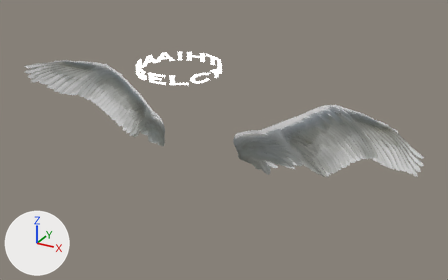
A saved change to the glTF model model/Angel.glb.
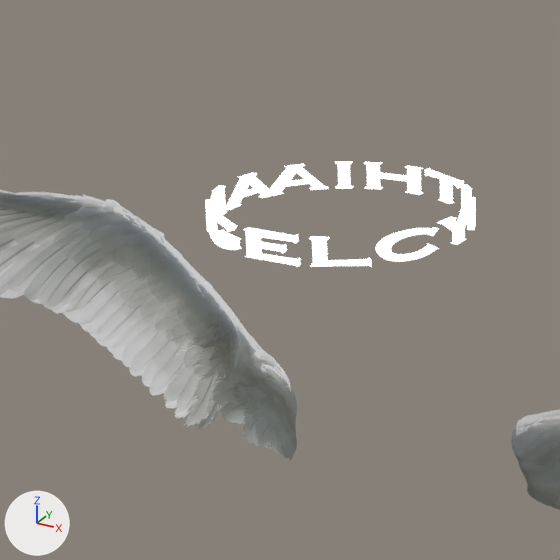
Each version is shown whole from a camera (50 mm lens) standing at (7.64, -11.7, 5.69) and looking at (0.98, 0.41, -0.36), then close up on the part from 16% to 56% of the width and 0% to 64% of the height. Lighting does not change. The marker at lower left points along +X, +Y and +Z. Both versions are drawn at frame 61 of the action 'Anim_0'; the numbers are the values there.

The scene before the commit, as lines of its bpy script (objects in view):
```python
me_jw_psd_3 = bpy.data.meshes.new('jw.psd.3')
me_jw_psd_3.from_pydata(...)  # 286 vertices, 500 faces; spans x -4.23..0.2, y -1.9..0.09, z -1.06..2.34
me_jw_psd_3.materials.append(mat_材质)  # picture img_image_1
me_wwwwww = bpy.data.meshes.new('wwwwww')
me_wwwwww.from_pydata(...)  # 3054 vertices, 6068 faces; spans x -0.98..1.01, y -1.01..0.98, z -0.07..0.16
me_wwwwww.materials.append(mat_材质_2)  # white #ffffff
me_yo_3 = bpy.data.meshes.new('yo.3')
me_yo_3.from_pydata(...)  # 286 vertices, 500 faces; spans x -0.03..4.38, y -2.04..0.11, z -1.0..2.47
me_yo_3.materials.append(mat_材质222)  # picture img_image_0
ob_jw_psd_3 = bpy.data.objects.new('jw.psd.3', me_jw_psd_3)
ob_jw_psd_3.location = (-0.925, 0.562, -0.775)
ob_jw_psd_3.rotation_euler = (0.0, 0.0, -0.368)  # degrees (0, 0, -21)
ob_wwwwww = bpy.data.objects.new('wwwwww', me_wwwwww)
ob_wwwwww.location = (0.001, -0.01, 1.386)
ob_wwwwww.rotation_euler = (0.0, 0.0, 1.397)  # degrees (0, 0, 80)
ob_yo_3 = bpy.data.objects.new('yo.3', me_yo_3)
ob_yo_3.location = (1.152, 0.593, -0.856)
ob_yo_3.rotation_euler = (0.0, 0.0, 0.298)  # degrees (0, 0, 17)
```
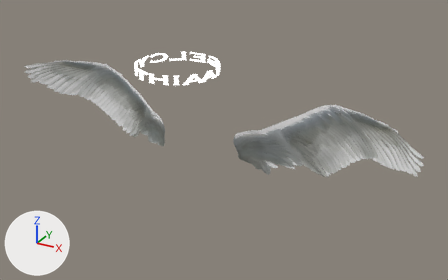
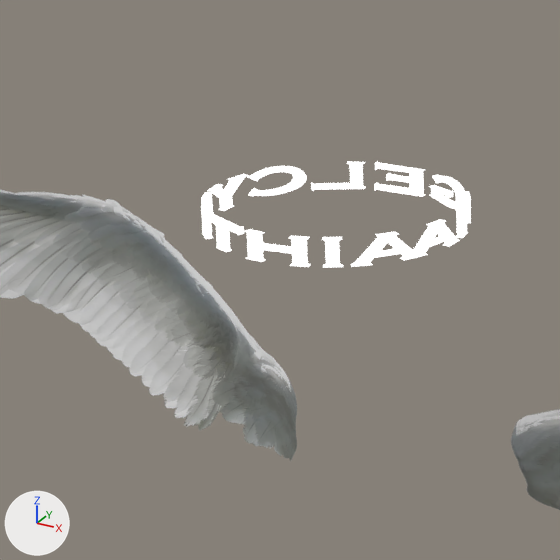
Where the change shows, as pixel boxes (x1, y1, x2, y2) in the close-ups (560 x 560 px):
'wwwwww', moved, turned: before (205, 161, 476, 267); after (201, 161, 471, 268)

Edits to the bpy script that builds the scene:
```text
Change ob_wwwwww:
    ob_wwwwww.rotation_euler: (0.0, 0.0, 1.397) -> (0.0, 0.0, -1.749)  # degrees (0, 0, 80) -> degrees (0, 0, -100)
```
